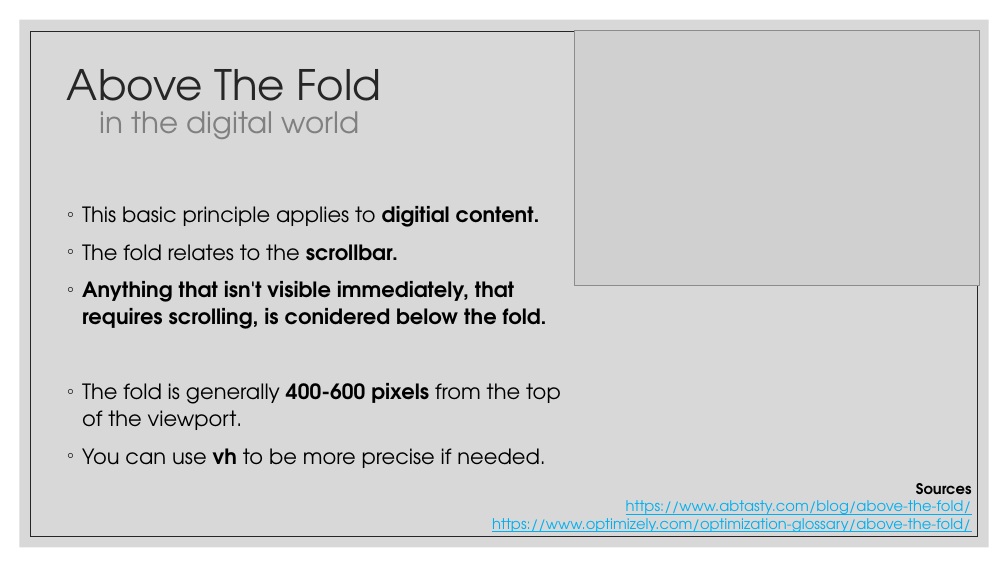
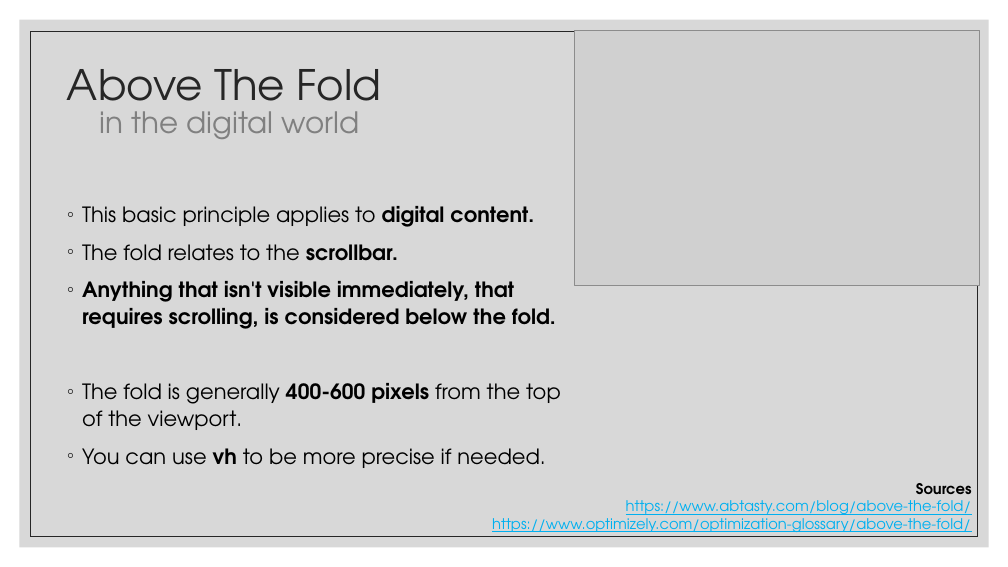
Before and after one commit to zackstotts/base-node-curriculum, a slide deck: slide 4 of unit_00/bootstrap/slides/05 Bootstrap Jumbotron.pptx. Drawn at 1008x567 pixels with LibreOffice and Linux fonts; fonts in the diff are those of the drawing; grey boxes stand for pictures. Boxes give left, top, right and bottom in pixels: in the first picture for what was removed or moved away, otherwise in the second. Text is boxed around its words. In the diff, an @@ line names an element or a change of style, - is before the commit and + after.

Commit message:
Fixing spelling errors.

```diff
--- a/unit_00/bootstrap/slides/05 Bootstrap Jumbotron.pptx
+++ b/unit_00/bootstrap/slides/05 Bootstrap Jumbotron.pptx
@@ text at box(82, 206, 534, 227): text changed @@
-◦ This basic principle applies to digitial content.
+◦ This basic principle applies to digital content.
@@ text at box(82, 281, 556, 329): text changed @@
-◦ Anything that isn't visible immediately, that requires scrolling, is conidered below the fold.
+◦ Anything that isn't visible immediately, that requires scrolling, is considered below the fold.
```
Also in this commit, not shown: 1 other slide changed.
